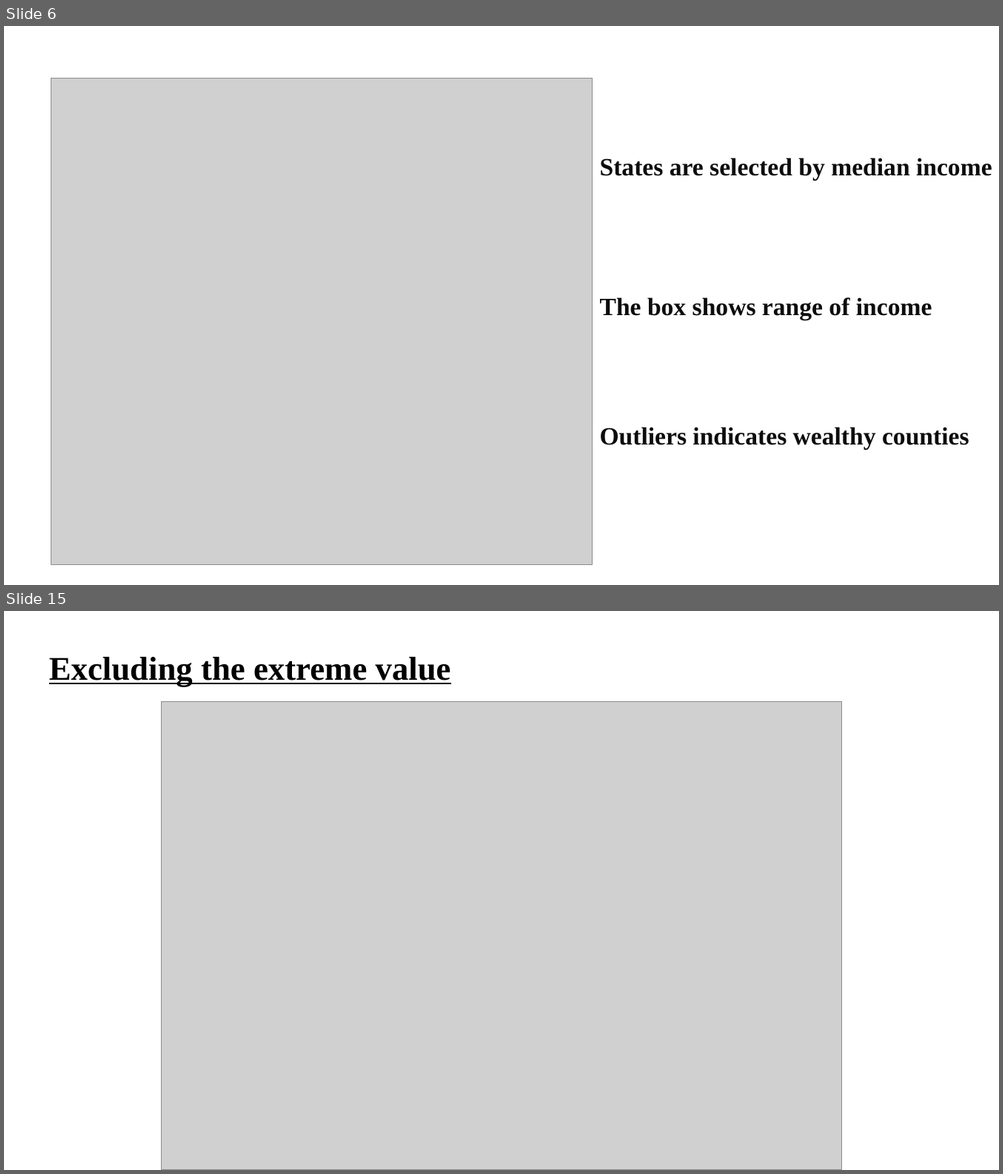
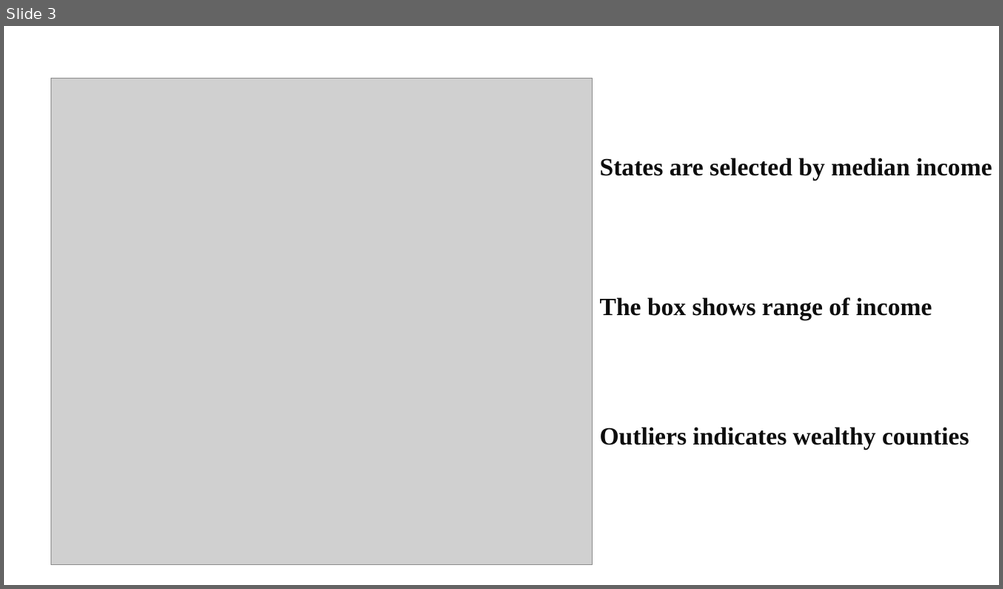
Before and after one commit to constantine-zhang96/DataScience-Project-1, a slide deck: IntroDataPresentation.pptx. Shown one above the other, each under a label of ours: slides 6 and 15 before the commit, slide 3 after it; the slides between them are not shown. The pictures are 1003x1174 and 1003x589 pixels, drawn with LibreOffice and Linux fonts; fonts in the diff are those of the drawing; grey boxes stand for pictures. Boxes give left, top, right and bottom in pixels: in the first picture for what was removed or moved away, otherwise in the second. Text is boxed around its words. In the diff, an @@ line names an element or a change of style, - is before the commit and + after.

```diff
--- a/IntroDataPresentation.pptx
+++ b/IntroDataPresentation.pptx
@@ slide 15 removed at box(4, 611, 999, 1170), background #FFFFFF @@
@@ text removed at box(49, 657, 451, 686) @@
-Excluding the extreme value
@@ picture removed at box(161, 702, 841, 1170) @@
@@ what was slide 6 is now slide 3 @@
```
Also in this commit, not shown: 1 slide changed, 20 other slides removed.
